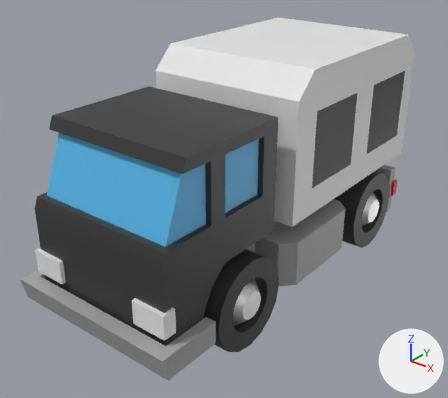
Two versions of the glTF model assets/model/truck-prototype-1.glb, one commit apart.
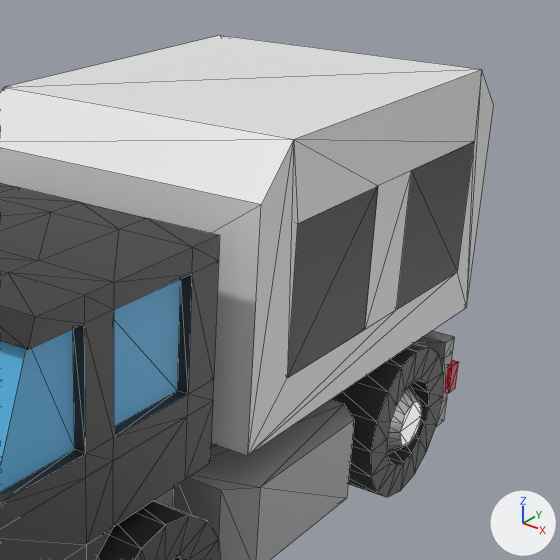
Old and new are each drawn whole from a camera (50 mm lens) standing at (4.18, -5.36, 4.39) and looking at (0.06, -0.21, 1.2) and again close up on the part from 38% to 100% of the width and 0% to 70% of the height. The axes (+X, +Y, +Z) are drawn at lower right. The lights are the same throughout. The first two pictures are the older version. The close-ups show mesh edges as thin lines. Where no turn or scale is listed for an object, it has been applied to the vertices.
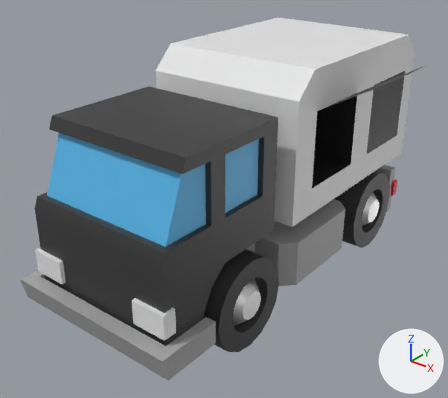
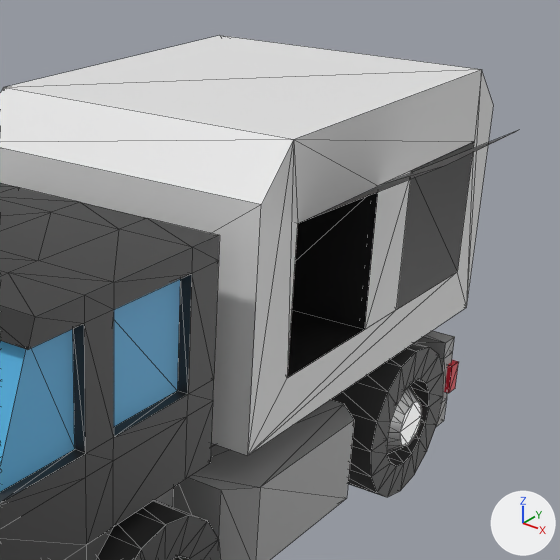
Boxes (x1, y1, x2, y2) around the edits, measured in the close-ups (560 x 560 px):
'Driver.Compartment.001', turned: before (287, 186, 378, 378); after (302, 131, 517, 222)

The change in detail:
Object 'Driver.Compartment.001' (ob_driver_compartment_001) turns from (0, -0.1, 0) to (0, -120, 0) degrees about x, y and z.
